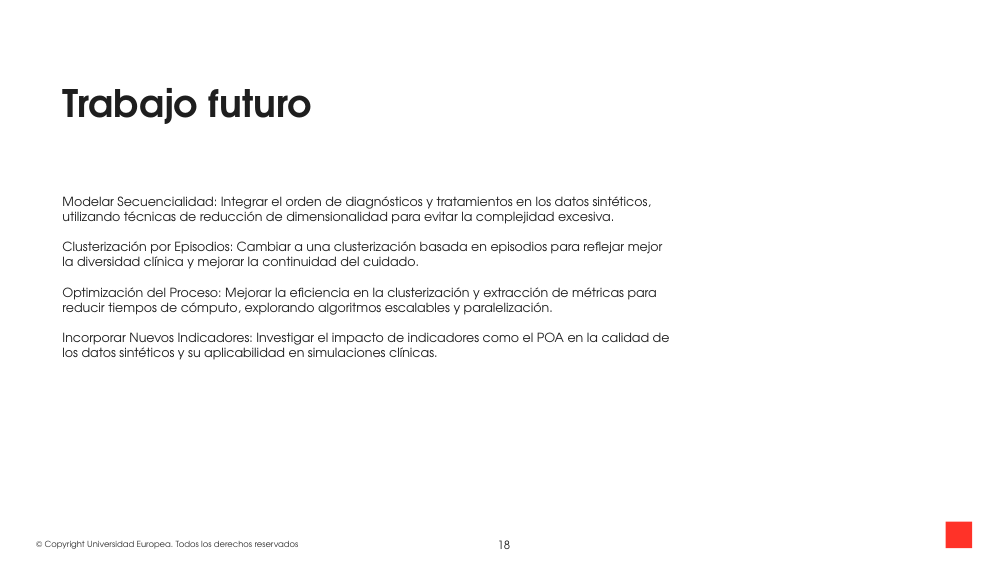
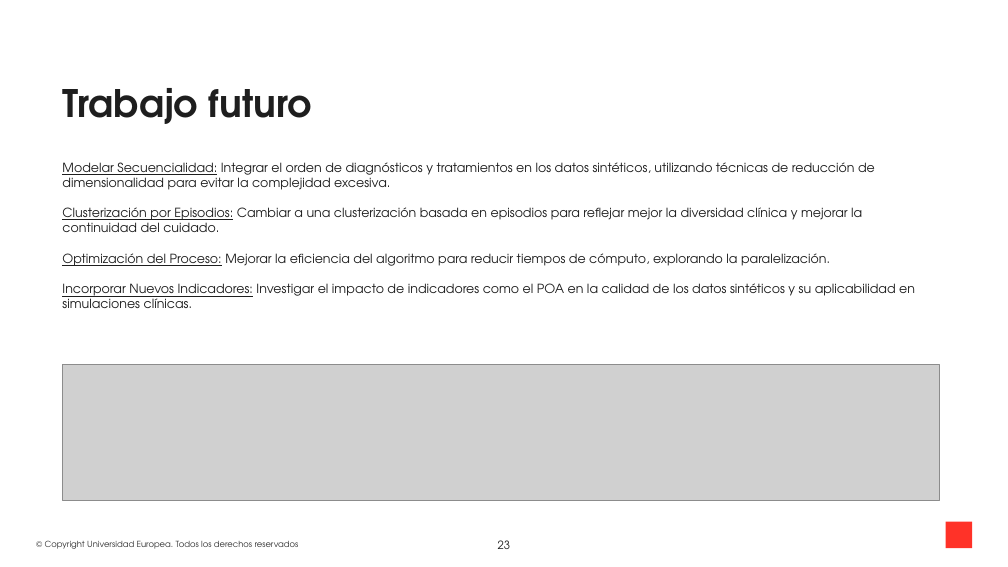
Before and after one commit to gerardmarturia/Sintetic-data-GMN, a slide deck: slide 23 of Presentacion/Presentacion TFM GMN.pptx (slide 18 before the commit). Drawn at 1008x567 pixels with LibreOffice and Linux fonts; fonts in the diff are those of the drawing; grey boxes stand for pictures; background and template pictures are left out. Boxes give left, top, right and bottom in pixels: in the first picture for what was removed or moved away, otherwise in the second. Text is boxed around its words. In the diff, an @@ line names an element or a change of style, - is before the commit and + after.

```diff
--- a/Presentacion/Presentacion TFM GMN.pptx
+++ b/Presentacion/Presentacion TFM GMN.pptx
@@ text at (62, 162, 915, 308): underline on in "Modelar Secuencialidad:", "Clusterización por Episodios:", "Incorporar Nuevos Indicadores:" @@
@@ text "Modelar Secuencialidad: Integrar el orden ...": place and size @@
-text "Modelar Secuencialidad: Integrar el orden ..." at (62, 196, 670, 360)
+text "Modelar Secuencialidad: Integrar el orden ..." at (62, 162, 915, 308)
@@ text at (62, 253, 830, 266): text changed @@
-Optimización del Proceso: Mejorar la eficiencia en la clusterización y extracción de métricas para reducir tiempos de cómputo, explorando algoritmos escalables y paralelización.
+Optimización del Proceso: Mejorar la eficiencia del algoritmo para reducir tiempos de cómputo, explorando la paralelización.
@@ picture added at (62, 364, 939, 500) @@
@@ page number at (498, 540, 511, 549): text changed @@
-18
+23
```
Also in this commit, not shown: 17 other slides changed, 7 slides added, 36 slides removed.
